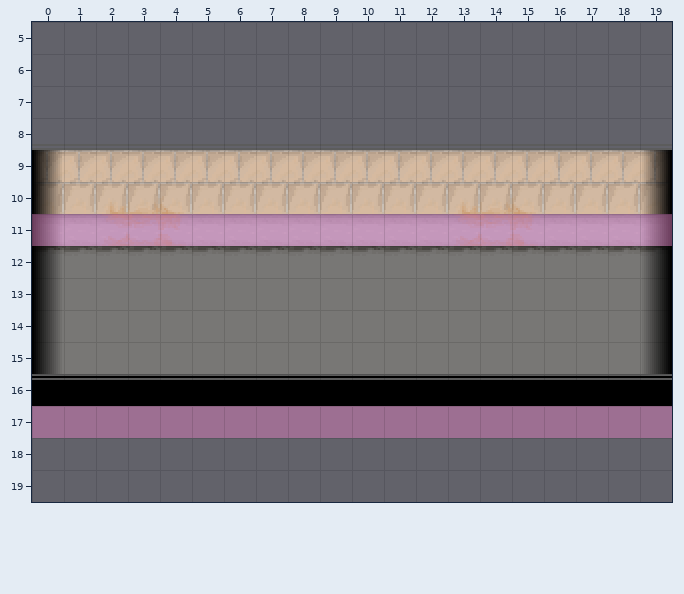
Tiled map, stored at res/maps/back_room/back_room_entrance.tmx. That is the earlier state.
Cells are 16x16 px. Shown: x 0..19, y 5..19.
After:
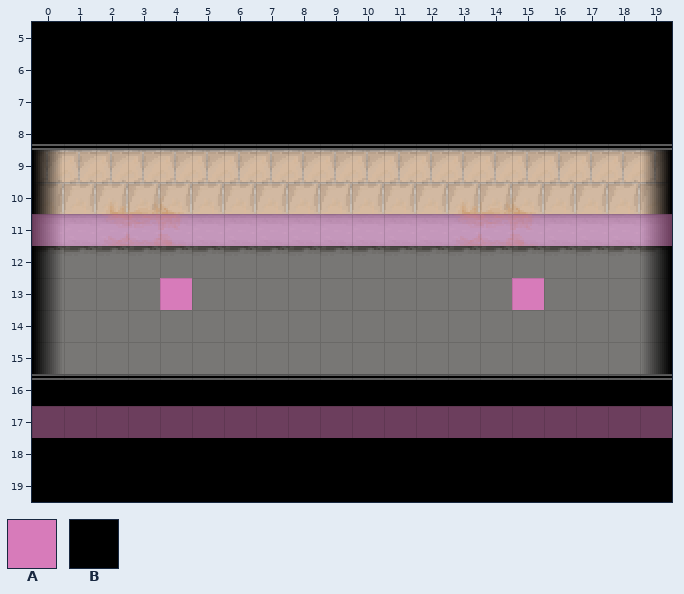
Key: from "worn_tiles": A 4, B 12.
_ is an empty cell, . an unchanged one.
Objects are placed by their top-left corner, in cells (3,4 is the top-left corner of cell 3,4); size is 1x1 cell unless given.
Changes in this commit:
--- layer "entities" (added)
+A at 15,13
+A at 4,13
--- layer "above"
@@ x 0..19 @@
- 5 ____________________
- 6 ____________________
- 7 ____________________
- 8 ____________________
+ 5 BBBBBBBBBBBBBBBBBBBB
+ 6 BBBBBBBBBBBBBBBBBBBB
+ 7 BBBBBBBBBBBBBBBBBBBB
+ 8 BBBBBBBBBBBBBBBBBBBB
@@ x 0..19 @@
-17 ____________________
-18 ____________________
-19 ____________________
+17 BBBBBBBBBBBBBBBBBBBB
+18 BBBBBBBBBBBBBBBBBBBB
+19 BBBBBBBBBBBBBBBBBBBB
Pixel boxes of the changes (left, top, right, bottom) in both pictures:
added: (32, 22, 672, 148)
added: (160, 278, 192, 310)
added: (512, 278, 544, 310)
added: (32, 406, 672, 502)
